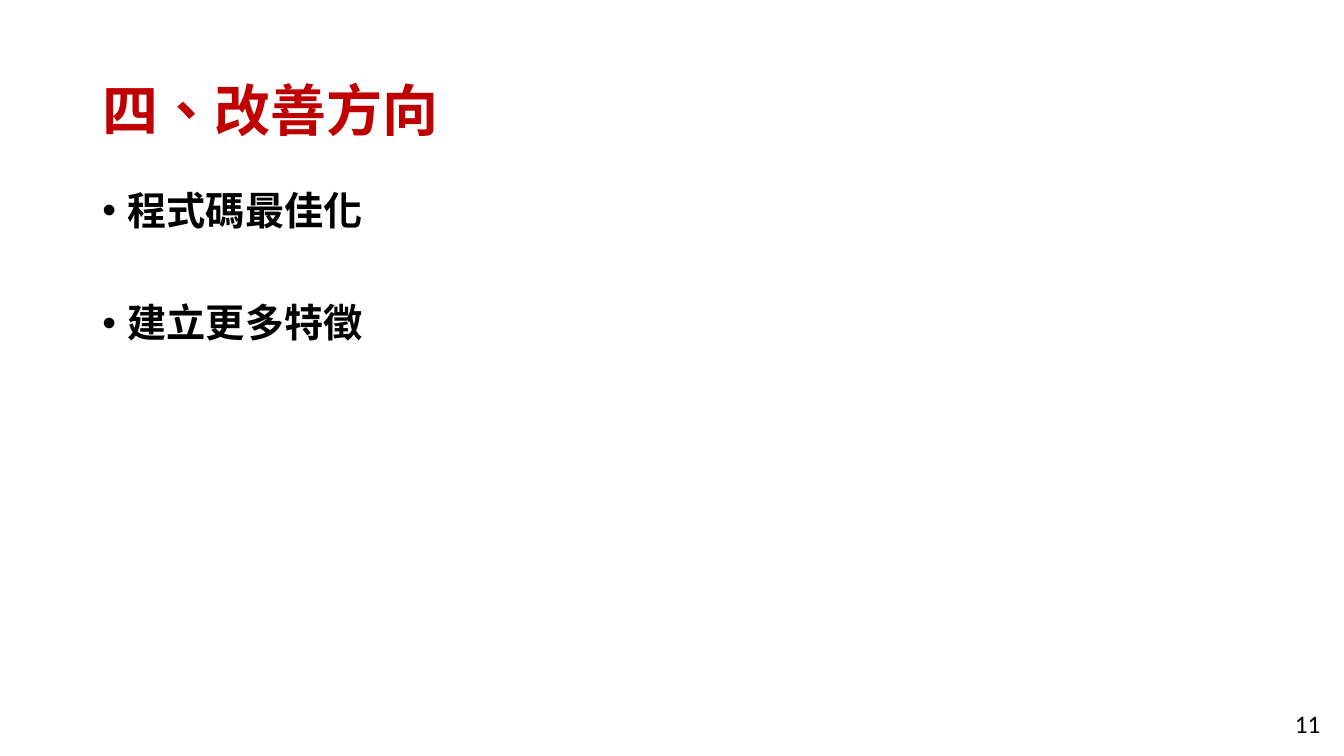
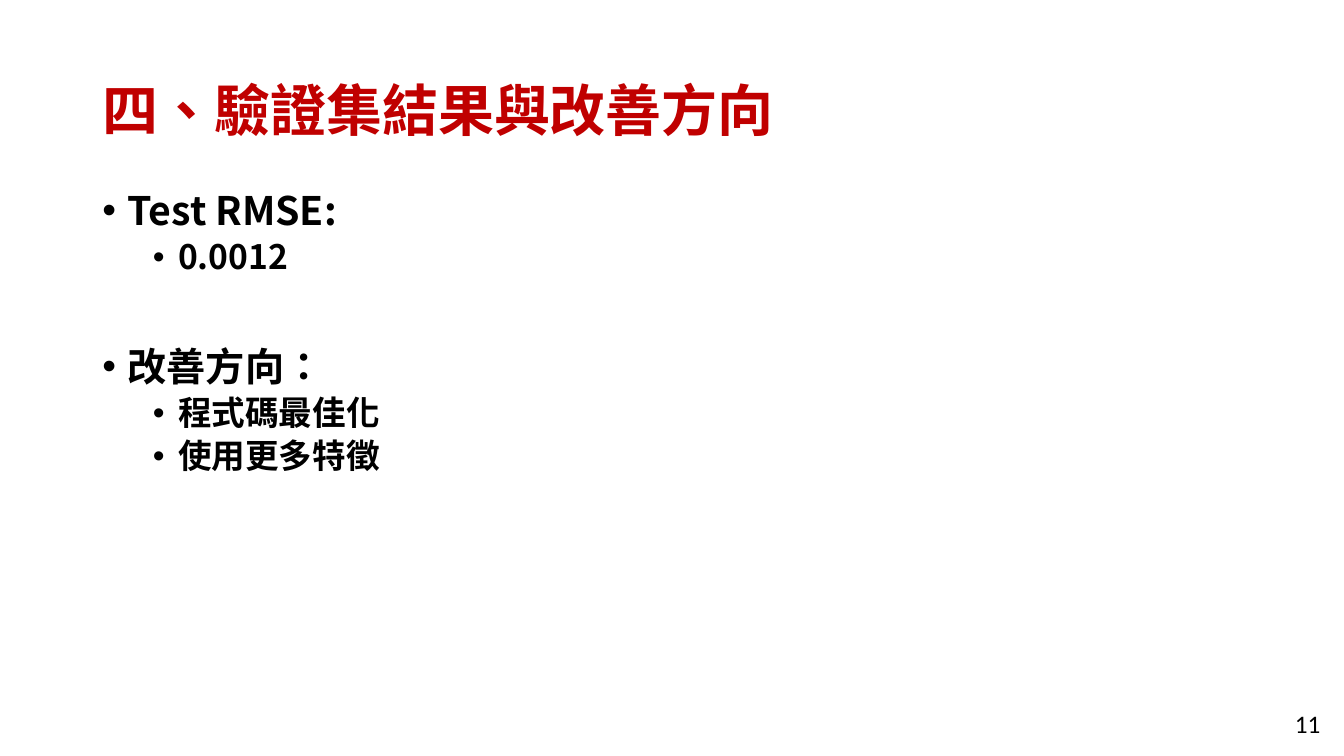
Before and after one commit to FuJasmine/imbd2022final, a slide deck: slide 11 of imbd2022final-ProjectB/111052_projectB_report.pptx. Drawn at 1344x756 pixels with LibreOffice and Linux fonts; fonts in the diff are those of the drawing. Boxes give left, top, right and bottom in pixels: in the first picture for what was removed or moved away, otherwise in the second. Text is boxed around its words. In the diff, an @@ line names an element or a change of style, - is before the commit and + after.

```diff
--- a/imbd2022final-ProjectB/111052_projectB_report.pptx
+++ b/imbd2022final-ProjectB/111052_projectB_report.pptx
@@ title at <box>102,82,773,136</box>: text changed @@
-四、改善方向
+四、驗證集結果與改善方向
@@ text at <box>128,195,336,385</box>: paragraphs added @@
+• Test RMSE:
+  • 0.0012
+• 改善方向：
@@ text at <box>178,396,380,428</box>: size 28 to 24 pt in "程式碼最佳化"; list level 1 to 2 in "程式碼最佳化" @@
@@ text at <box>178,439,380,471</box>: text changed; size 28 to 24 pt @@
-• 建立更多特徵
+  • 使用更多特徵
```
